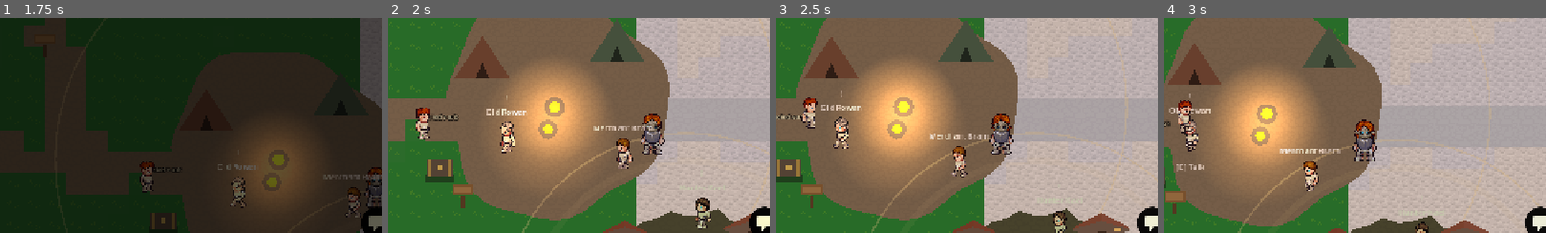
Above: before the commit, frames 1-4 (left to right).
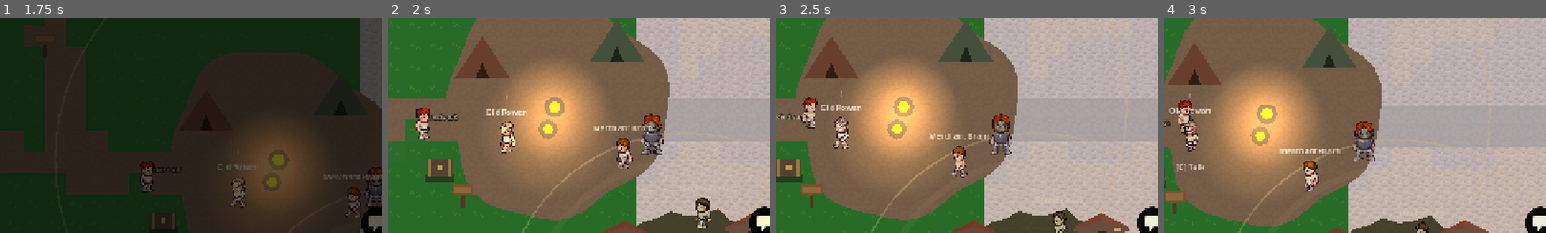
Above: after the commit, the same moments.

Repository: amirrezahadipoor/openworldRpg
Game: Godot game, scene res://scenes/menus/main_menu.tscn
Same seed, same stepped clock (60 frames per second), same inputs: the game is played once before the commit and once after it.
Inputs (mouse positions are % of the whole screen's width and height, from its top left):
- Up to frame 1 (1.75 s): click "New Game" at 0.5 s; click "New Game" at 1.25 s
- Up to frame 2 (2 s): no input
- Up to frame 3 (2.5 s): drag from (9, 93) to (57, 68) at 2.02 s
- Up to frame 4 (3 s): drag from (30, 55) to (49, 70) at 2.77 s
The pictures show only the part of the screen within x 47-97%, y 26-76%; the shares and areas given below are measured in that part.

Frame 1 is identical in both runs. In frame 2, 0.5% of the frame differs, in the area x 66-73%, y 44-64%; in frame 3, 0.5%; in frame 4, 0.6%, in the area x 49-56%, y 47-67%.

Commit message:
H5.5: generated idle-only frames + resting look-around
An enemy holds IDLE for 18-32 s since H5.1, and the vendored LPC layer set only
ships two idle frames per direction, so a resting monster was a statue with a
twitch. The extra frames are generated art this time (the item is tagged
[image-gen] for a reason): one sheet per character, four direction columns (LPC's
own n/w/s/e order) by two rows (weight shift, look-around), keyed off the same
magenta screen the UI icons use.

tools/make_idle_frames.py pastes them measurably rather than by eye:
  * cuts the poses apart by empty-projection runs, so uneven generator spacing
    cannot merge two poses into one frame;
  * mirrors a side profile back when silhouette IoU against that direction's
    existing frame says the generator drew it facing the wrong way;
  * scales each pose uniformly to the reference frame's height and re-pastes it on
    that frame's baseline and horizontal centre - no floating or sinking between
    frames;
  * snaps every pixel to the reference frame's own palette, so generated art
    arrives in the sheet's colours instead of its own.
Output goes into idle columns 2-3. The idle loop is now [base, shift, breath,
look-around] (IDLE_LOOP), x0.62 slower while resting, and a resting monster turns
to a new facing every few seconds - four idle frames playing into a fixed facing
would still read as a statue. assets/lpc/idle_frames.json is the manifest the
runtime reads; sheets that are not listed keep their two-frame idle, so this is
additive. lpc_compose.py now calls the patcher, so recomposing a sheet cannot
throw the frames away (verified byte-identical on a recompose + re-patch).

Payload: 10 of 21 character sheets (image generation is capped at 10 per pass).
The other 11 - shaman, skeleton, troll, warden, wolf and the six bosses - run the
same pipeline with no new code.

Also: the generated sources (~2x the 64 px target, 40% of the raw output) live in
assets/lpc/_idle_src/, and that folder plus assets/ui/icons/_src are now
.gdignore'd, so development sources stop being imported and shipped; the 8.6 MB
of icon sources were going out in the APK.

Verified at HEAD: CombatTest 196 -> 204, ItemsTest 48 -> 52, WorldMapTest 58,
UiTest 22, Playthrough 37, Npc 39, Quest 56, Secret 45, Audio 54, main-scene
smoke clean, balance PASSED, safe zone 9.69% (ceiling OK), repo 101 MB < 120 MB.

Diff:
--- /dev/null
+++ b/assets/lpc/idle_frames.json
@@ -0,0 +1,12 @@
+{
+ "enemy_archon": 4,
+ "enemy_goblin": 4,
+ "enemy_husk": 4,
+ "enemy_legion": 4,
+ "enemy_lizard": 4,
+ "enemy_minotaur": 4,
+ "enemy_orc": 4,
+ "enemy_raider": 4,
+ "enemy_raider2": 4,
+ "enemy_revenant": 4
+}
--- a/scripts/enemies/enemy.gd
+++ b/scripts/enemies/enemy.gd
@@ -34,8 +34,34 @@
 const ANIM_FRAMES := {"idle": 2, "walk": 9, "slash": 6, "spellcast": 7, "hurt": 6}
 const ANIM_FPS := {"idle": 4.0, "walk": 12.0, "slash": 14.0, "spellcast": 12.0, "hurt": 10.0}
 const ANIM_BLOCK := {"idle": 0, "walk": 1, "slash": 2, "spellcast": 3, "hurt": 4}
+## H5.5: extra idle-only frames (weight shift, look-around) pasted into idle
+## columns 2 and 3 of a sheet by tools/make_idle_frames.py. Sheets that still
+## carry only their own two frames fall back to a plain two-frame loop, so this
+## is additive — nothing breaks while the rest of the roster is being patched.
+const IDLE_LOOP := [0, 2, 1, 3]          # base, shift, breath, look-around
+const IDLE_PATCHED_FRAMES := 4
+const IDLE_MANIFEST := "res://assets/lpc/idle_frames.json"
+const REST_IDLE_SLOWDOWN := 0.62         # a resting monster breathes slower
+const REST_GLANCE_MIN := 2.5             # and looks around every few seconds
+const REST_GLANCE_MAX := 6.0
+const GLANCE_DIRS := ["n", "w", "s", "e"]
+static var _idle_sheets: Dictionary = {}
+
+
+static func patched_idle_sheets() -> Dictionary:
+	## Sheet stem -> idle frame count, written by tools/make_idle_frames.py.
+	if _idle_sheets.is_empty() and FileAccess.file_exists(IDLE_MANIFEST):
+		var fh := FileAccess.open(IDLE_MANIFEST, FileAccess.READ)
+		if fh:
+			var parsed: Variant = JSON.parse_string(fh.get_as_text())
+			if parsed is Dictionary:
+				_idle_sheets = parsed
+	return _idle_sheets
 
 var telegraph_time := DEFAULT_TELEGRAPH
+## Idle frames this sheet actually has (2 composed, 4 once patched, see H5.5).
+var idle_frames := 2
+var _glance_timer := 0.0
 ## Movement/attack style, read from the archetype ("melee", "skirmish",
 ## "charger", "caster"). Before this every non-ranged enemy in the game fought
 ## identically: walk straight at the player, swing on cooldown. Fifteen of the
@@ -155,7 +181,10 @@
 			if _player and dist < chase_radius and not player_protected:
 				_change_state(State.CHASE)
 			elif _patrols_done >= PATROLS_BEFORE_REST:
-				# A real rest, not the old fixed 1.5 s pause between loops.
+				# A real rest, not the old fixed 1.5 s pause between loops. The
+				# extra idle frames only read as "alive" if the monster also
+				# turns to look at something now and then (H5.5).
+				_rest_glance(delta)
 				if _state_time > 1.5 + REST_MIN + randf() * (REST_MAX - REST_MIN):
 					_patrols_done = 0
 					_state_time = 0.0
@@ -306,6 +335,30 @@
 	return global_position.distance_to(_player.global_position) < PATROL_AWAKE_RANGE
 
 
+func _idle_column(step: int) -> int:
+	## Which sheet column the nth idle step shows: [base, weight shift, breath,
+	## look-around] on a patched sheet, [base, breath] on one that is not.
+	if idle_frames < IDLE_PATCHED_FRAMES:
+		return step % 2
+	return int(IDLE_LOOP[step % IDLE_LOOP.size()])
+
+
+func _resting() -> bool:
+	## H5.1's long rest: standing still with three patrols behind it.
+	return state == State.IDLE and _patrols_done >= PATROLS_BEFORE_REST
+
+
+func _rest_glance(delta: float) -> void:
+	## A resting monster turns its head/body to a new cardinal direction every
+	## few seconds. Without it, four idle frames still play into a fixed facing
+	## and the character reads as a statue with better breathing (H5.5).
+	_glance_timer -= delta
+	if _glance_timer > 0.0:
+		return
+	_glance_timer = REST_GLANCE_MIN + randf() * (REST_GLANCE_MAX - REST_GLANCE_MIN)
+	_anim_dir = String(GLANCE_DIRS[randi() % GLANCE_DIRS.size()])
+
+
 func _update_anim(delta: float) -> void:
 	## Drive the composed LPC sheet directly (Sprite2D hframes/vframes), so an
 	## enemy needs no AnimatedSprite2D node and no per-enemy scene.
@@ -333,12 +386,18 @@
 	elif absf(face.y) > 1.0:
 		_anim_dir = "s" if face.y > 0.0 else "n"
 
-	var count: int = ANIM_FRAMES[_anim_name]
-	_anim_frame += delta * float(ANIM_FPS[_anim_name])
+	var count: int = idle_frames if _anim_name == "idle" else int(ANIM_FRAMES[_anim_name])
+	var fps: float = float(ANIM_FPS[_anim_name])
+	if _anim_name == "idle" and _resting():
+		fps *= REST_IDLE_SLOWDOWN
+	_anim_frame += delta * fps
 	while _anim_frame >= float(count):
 		_anim_frame -= float(count)
+	var column := int(_anim_frame)
+	if _anim_name == "idle":
+		column = _idle_column(column)
 	var row: int = int(ANIM_BLOCK[_anim_name]) * 4 + int(DIR_ROW[_anim_dir])
-	sprite.frame = row * SHEET_COLS + int(_anim_frame)
+	sprite.frame = row * SHEET_COLS + column
 
 
 func _apply_sheet(path: String) -> void:
@@ -346,6 +405,7 @@
 	## placeholder sprite when an archetype has no art.
 	if path == "" or not ResourceLoader.exists(path):
 		_sheet_ready = false
+		idle_frames = 2
 		sprite.hframes = 1
 		sprite.vframes = 1
 		sprite.frame = 0
@@ -353,12 +413,15 @@
 	var tex: Texture2D = load(path)
 	if tex == null:
 		_sheet_ready = false
+		idle_frames = 2
 		return
 	sprite.texture = tex
 	sprite.hframes = SHEET_COLS
 	sprite.vframes = SHEET_ROWS
 	sprite.offset = Vector2(0, -10)   # LPC frames sit above the body pivot
 	_sheet_ready = true
+	idle_frames = IDLE_PATCHED_FRAMES if patched_idle_sheets().has(path.get_file().get_basename()) else 2
+	_glance_timer = 1.0
 	_anim_name = "idle"
 	_anim_dir = "s"
 	_anim_frame = 0.0
--- a/tests/combat_test.gd
+++ b/tests/combat_test.gd
@@ -60,6 +60,7 @@
 	_test_talent_tree()
 	await _test_safe_ground_and_dialogue_protection()
 	await _test_fight_feedback()
+	await _test_idle_art()
 
 	_report()
 
@@ -959,6 +960,76 @@
 	host.queue_free()
 
 
+func _test_idle_art() -> void:
+	## H5.5: a monster that holds IDLE for half a minute must not stand on the
+	## same two frames the whole time. This checks the runtime side of the extra
+	## idle art — which sheets report four frames, that the idle loop really plays
+	## four different columns, and that a resting monster looks around.
+	print("[combat_test] idle art + resting look-around")
+	for p in get_tree().get_nodes_in_group("player"):
+		p.queue_free()
+	await _phys(2)
+	var host := Node2D.new()
+	add_child(host)
+
+	var patched := Enemy.patched_idle_sheets()
+	check(patched.size() > 0, "the idle-frame manifest is readable (%d sheets)" % patched.size())
+
+	# Every archetype must read its own sheet's frame count, and the count must
+	# match what the manifest says about that sheet.
+	var mismatched := []
+	var with_four := 0
+	for id in EnemyDB.monsters() + EnemyDB.bosses():
+		var sheet := String(EnemyDB.get_archetype(String(id)).get("sheet", ""))
+		var want := Enemy.IDLE_PATCHED_FRAMES if patched.has(sheet.get_file().get_basename()) else 2
+		var probe: Enemy = load("res://scenes/enemies/enemy.tscn").instantiate()
+		host.add_child(probe)
+		probe.setup_archetype(String(id))
+		if want == Enemy.IDLE_PATCHED_FRAMES:
+			with_four += 1
+		if probe.idle_frames != want:
+			mismatched.append("%s=%d(want %d)" % [id, probe.idle_frames, want])
+		probe.queue_free()
+	check(mismatched.is_empty(),
+		"every archetype reads its sheet's idle frame count (%d archetypes with 4 frames)"
+		% with_four)
+
+	# Drive one patched enemy's idle animation and look at the frames it shows.
+	var enemy: Enemy = load("res://scenes/enemies/enemy.tscn").instantiate()
+	host.add_child(enemy)
+	enemy.setup_archetype("grunt")
+	check(enemy.idle_frames == Enemy.IDLE_PATCHED_FRAMES,
+		"the grunt's sheet carries the extra idle frames")
+	var seen := {}
+	for i in 90:
+		enemy._update_anim(1.0 / 60.0)
+		seen[enemy.sprite.frame] = true
+	check(seen.size() == Enemy.IDLE_PATCHED_FRAMES,
+		"the idle loop plays %d different frames (%d seen)" % [Enemy.IDLE_PATCHED_FRAMES, seen.size()])
+	var columns := {}
+	for step in Enemy.IDLE_PATCHED_FRAMES:
+		columns[enemy._idle_column(step)] = true
+	check(columns.size() == Enemy.IDLE_PATCHED_FRAMES,
+		"the idle loop visits four distinct sheet columns (%s)" % str(columns.keys()))
+
+	# Resting: the loop slows down and the monster turns to look around.
+	check(Enemy.REST_IDLE_SLOWDOWN < 1.0,
+		"a resting monster breathes slower (x%.2f)" % Enemy.REST_IDLE_SLOWDOWN)
+	var facings := {}
+	enemy._patrols_done = Enemy.PATROLS_BEFORE_REST
+	enemy._glance_timer = 0.0
+	for i in 40:
+		enemy._rest_glance(1.0)
+		facings[enemy._anim_dir] = true
+	check(facings.size() >= 2,
+		"a resting monster looks around (%d facings over 40 s)" % facings.size())
+	check(enemy._resting(), "the rest state is what gates the look-around")
+
+	enemy.queue_free()
+	host.queue_free()
+	await _phys(2)
+
+
 func _phys(n: int) -> void:
 	for i in n:
 		await get_tree().physics_frame
--- a/tests/items_test.gd
+++ b/tests/items_test.gd
@@ -188,6 +188,32 @@
 			sheeted = false
 			missing.append(String(m))
 	check(sheeted, "every monster has composed art (missing: %s)" % str(missing))
+
+	# H5.5: the idle-only frames pasted into those sheets have to be real art, not
+	# an empty column, a copy of frame 0, or a pose spilling into its neighbour.
+	# (tools/make_idle_frames.py --check proves the same thing offline.)
+	var manifest: Dictionary = Enemy.patched_idle_sheets()
+	check(not manifest.is_empty(), "idle frame manifest lists patched sheets (%d)" % manifest.size())
+	var bad_geometry := []
+	var copies := []
+	var overflow := []
+	for stem in manifest:
+		var img := Image.load_from_file("res://assets/lpc/%s.png" % stem)
+		if img == null or img.get_width() != 13 * 64 or img.get_height() != 20 * 64:
+			bad_geometry.append(String(stem))
+			continue
+		var frames := int(manifest[stem])
+		for d in 4:
+			for c in range(1, frames):
+				if not _cell_has_art(img, d, c):
+					bad_geometry.append("%s/%d/%d empty" % [stem, d, c])
+				elif _cell_difference(img, d, 0, c) < 4.0:
+					copies.append("%s/%d/%d" % [stem, d, c])
+			if _cell_has_art(img, d, frames):
+				overflow.append("%s/%d" % [stem, d])
+	check(bad_geometry.is_empty(), "every patched idle frame has art (%s)" % str(bad_geometry))
+	check(copies.is_empty(), "no patched idle frame is a copy of frame 0 (%s)" % str(copies))
+	check(overflow.is_empty(), "idle blocks stay inside their four columns (%s)" % str(overflow))
 
 
 func _test_placement() -> void:
@@ -412,3 +438,32 @@
 		[top_best, low_best])
 	check(top_best >= ItemsDB.RARITY_ORDER.find("rare"),
 		"tier-6 monsters can drop rare-or-better gear")
+
+
+func _cell_has_art(img: Image, dir_row: int, col: int) -> bool:
+	## A 64 px idle cell is "not empty" when a sample of it is more than opaque
+	## enough to be a character rather than the keyed-out background.
+	var solid := 0
+	for y in range(0, 64, 2):
+		for x in range(0, 64, 2):
+			if img.get_pixel(col * 64 + x, dir_row * 64 + y).a > 0.45:
+				solid += 1
+	return solid > 12
+
+
+func _cell_difference(img: Image, dir_row: int, a_col: int, b_col: int) -> float:
+	## Mean per-channel difference between two idle cells, sampled every other
+	## pixel. A pasted frame that is really frame 0 again scores near zero.
+	var total := 0.0
+	var n := 0
+	for y in range(0, 64, 2):
+		for x in range(0, 64, 2):
+			var a := img.get_pixel(a_col * 64 + x, dir_row * 64 + y)
+			var b := img.get_pixel(b_col * 64 + x, dir_row * 64 + y)
+			if a.a <= 0.45 and b.a <= 0.45:
+				continue
+			total += absf(a.r - b.r) + absf(a.g - b.g) + absf(a.b - b.b) + absf(a.a - b.a)
+			n += 1
+	if n == 0:
+		return 0.0
+	return (total / float(n)) * 255.0 / 4.0
Not shown, added: assets/lpc/_idle_src/.gdignore
Binary file added: assets/lpc/_idle_src/enemy_archon.png
Binary file added: assets/lpc/_idle_src/enemy_goblin.png
Binary file added: assets/lpc/_idle_src/enemy_husk.png
Binary file added: assets/lpc/_idle_src/enemy_legion.png
Binary file added: assets/lpc/_idle_src/enemy_lizard.png
Binary file added: assets/lpc/_idle_src/enemy_minotaur.png
Binary file added: assets/lpc/_idle_src/enemy_orc.png
Binary file added: assets/lpc/_idle_src/enemy_raider.png
Binary file added: assets/lpc/_idle_src/enemy_raider2.png
Binary file added: assets/lpc/_idle_src/enemy_revenant.png
Binary file changed: assets/lpc/enemy_archon.png
(and 22 more such lines)
